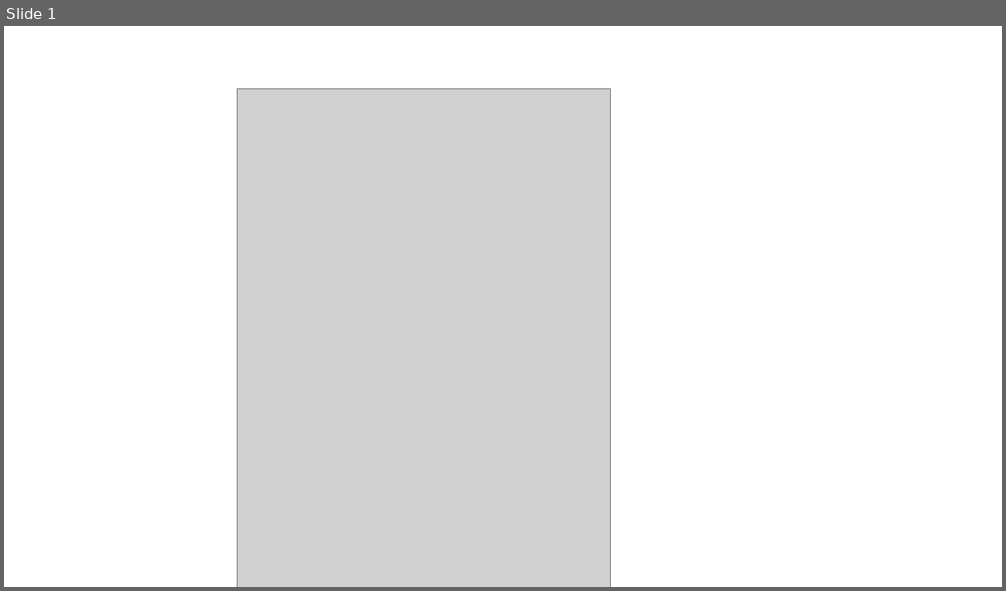
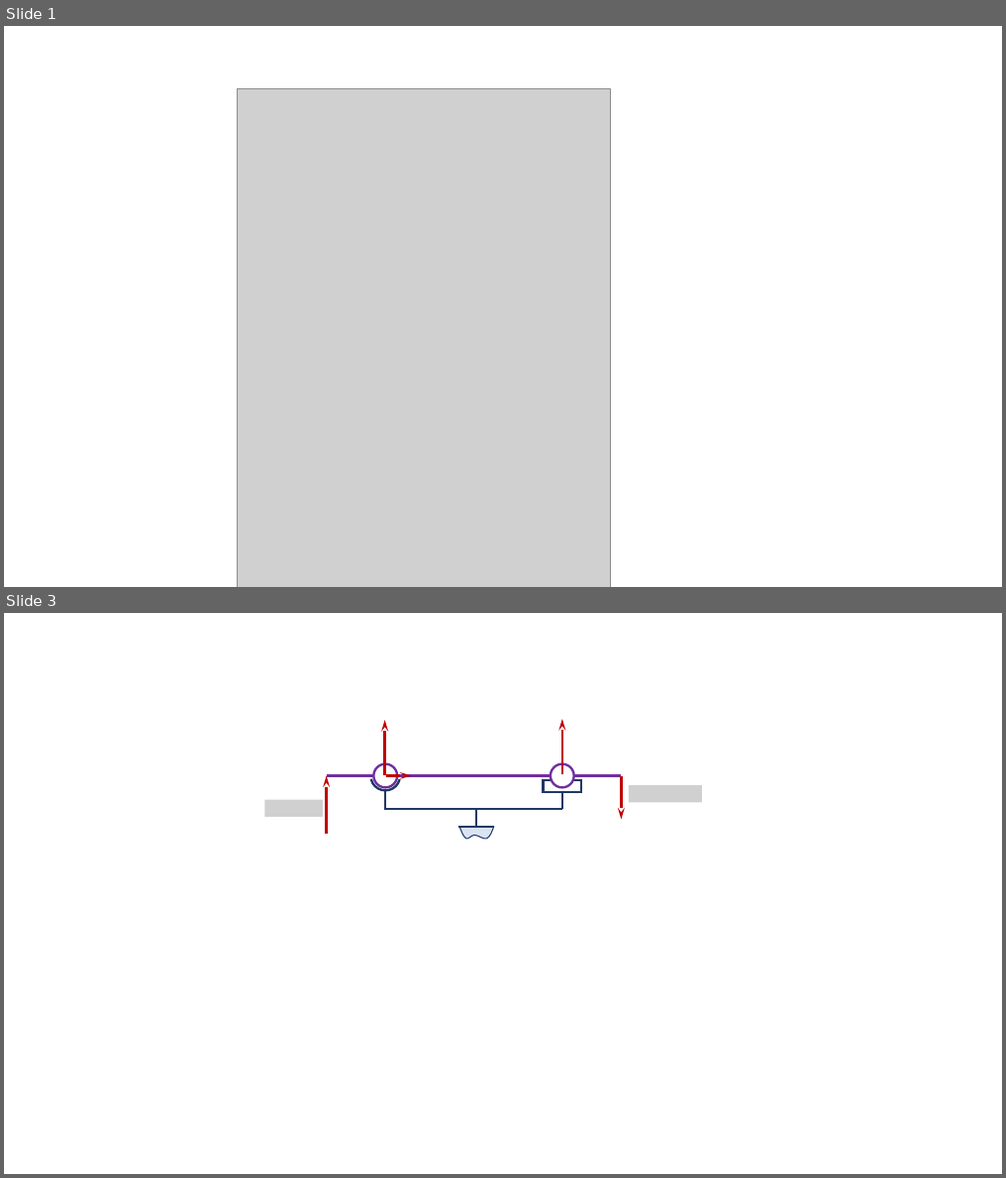
Before and after one commit to xpessoles/Sujets_Concours, a slide deck: 2022/Exemple/FichiersProf/Corrigé LaTeX/images/Figures.pptx. Shown one above the other, each under a label of ours: slide 1 before the commit, slides 1 and 3 after it; the slides between them are not shown. The pictures are 1006x591 and 1006x1178 pixels, drawn with LibreOffice and Linux fonts; fonts in the diff are those of the drawing; grey boxes stand for pictures; background and template pictures are left out. Boxes give left, top, right and bottom in pixels: in the first picture for what was removed or moved away, otherwise in the second. Text is boxed around its words. In the diff, an @@ line names an element or a change of style, - is before the commit and + after.

```diff
--- a/2022/Exemple/FichiersProf/Corrigé LaTeX/images/Figures.pptx
+++ b/2022/Exemple/FichiersProf/Corrigé LaTeX/images/Figures.pptx
@@ slide 3 added at (x1=4, y1=613, x2=1002, y2=1174), background #FFFFFF @@
@@ arrow added from (385, 776) to (385, 720), #C00000 2.25 pt @@
@@ arrow added from (562, 774) to (562, 719), #C00000 2.25 pt @@
@@ line added from (327, 776) to (386, 776), #7030A0 2.25 pt @@
@@ arrow added from (327, 835) to (327, 776), #C00000 2.25 pt @@
@@ arc (boxed as its full ellipse) added at (x1=371, y1=761, x2=400, y2=790), fill #FFFFFF, outline #203864 2.25 pt @@
@@ ellipse added at (x1=374, y1=764, x2=397, y2=787), fill #FFFFFF, outline #7030A0 2.25 pt @@
@@ line added from (386, 790) to (386, 808), #203864 2.25 pt @@
@@ arrow added from (386, 776) to (411, 776), #C00000 2.25 pt @@
@@ line added from (397, 776) to (550, 776), #7030A0 2.25 pt @@
@@ rectangle added at (x1=543, y1=780, x2=581, y2=792), fill #FFFFFF, outline #203864 2.25 pt @@
@@ ellipse added at (x1=550, y1=764, x2=573, y2=787), fill #FFFFFF, outline #7030A0 2.25 pt @@
@@ line added from (562, 776) to (622, 776), #7030A0 2.25 pt @@
@@ arrow added from (622, 776) to (622, 820), #C00000 2.25 pt @@
@@ picture added at (x1=629, y1=785, x2=702, y2=802) @@
@@ picture added at (x1=264, y1=800, x2=322, y2=817) @@
@@ line added from (562, 809) to (384, 809), #203864 2.25 pt @@
@@ line added from (476, 809) to (476, 827), #203864 2.25 pt @@
@@ line added from (562, 809) to (562, 792), #203864 2.25 pt @@
@@ line added from (494, 827) to (459, 827), #203864 2.25 pt @@
@@ freeform shape added at (x1=460, y1=827, x2=494, y2=839), fill #DAE3F3, outline #203864 1 pt @@
```
Also in this commit, not shown: 3 other slides added, 4 slides removed, 2 other files.
